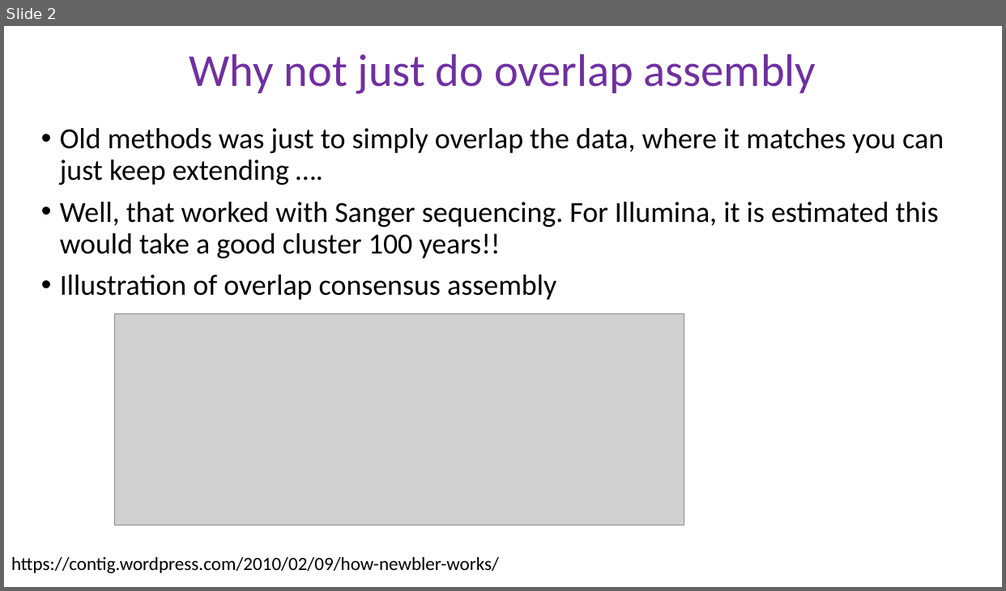
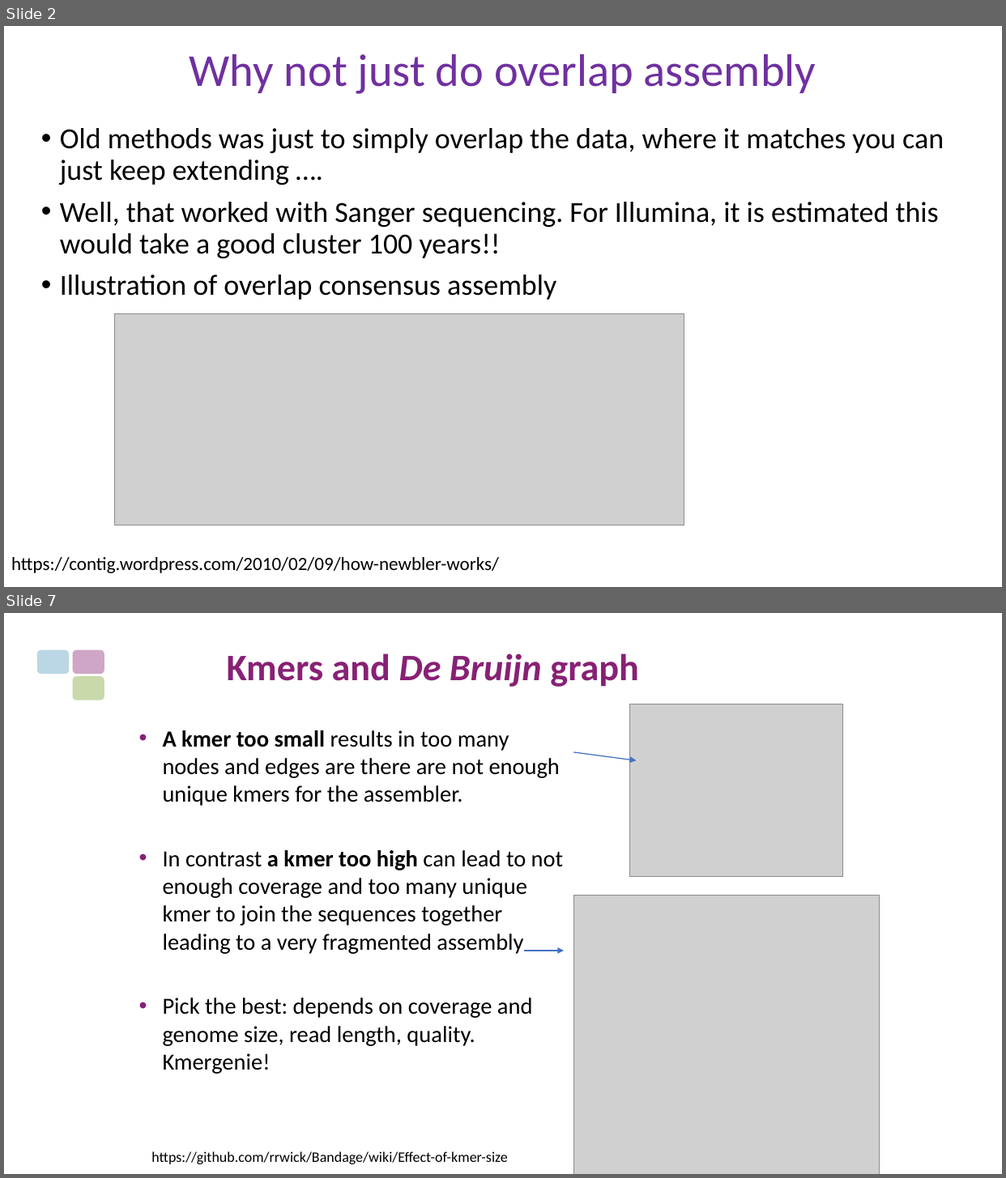
Before and after one commit to peterthorpe5/genome_assembly_workshop, a slide deck: powerpoint/Kmers_and_graphs.pptx. Shown one above the other, each under a label of ours: slide 2 before the commit, slides 2 and 7 after it; the slides between them are not shown. The pictures are 1006x591 and 1006x1178 pixels, drawn with LibreOffice and Linux fonts; fonts in the diff are those of the drawing; grey boxes stand for pictures. Boxes give left, top, right and bottom in pixels: in the first picture for what was removed or moved away, otherwise in the second. Text is boxed around its words. In the diff, an @@ line names an element or a change of style, - is before the commit and + after.

```diff
--- a/powerpoint/Kmers_and_graphs.pptx
+++ b/powerpoint/Kmers_and_graphs.pptx
@@ slide 7 added at (4, 613, 1002, 1174), background #FFFFFF @@
@@ rounded rectangle added at (37, 649, 68, 674), fill #569BBE at 40% opacity @@
@@ rounded rectangle added at (73, 649, 104, 674), fill #872175 at 40% opacity @@
@@ title added at (227, 653, 639, 687), 36 pt, text #872175, bold @@
+Kmers and De Bruijn graph
@@ rounded rectangle added at (73, 677, 104, 700), fill #78A22F at 40% opacity @@
@@ picture added at (631, 705, 843, 877) @@
@@ text added at (163, 730, 563, 1074), 22.2 pt, text #000000 @@
+• A kmer too small results in too many nodes and edges are there are not enough unique kmers for the assembler.
+• In contrast a kmer too high can lead to not enough coverage and too many unique kmer to join the sequences together leading to a very fragmented assembly
+• Pick the best: depends on coverage and genome size, read length, quality. Kmergenie!
@@ arrow added from (573, 752) to (637, 760), #4472C4 1 pt @@
@@ picture added at (573, 895, 879, 1174) @@
@@ arrow added from (524, 951) to (564, 951), #4472C4 1 pt @@
@@ text added at (151, 1152, 507, 1165), 14 pt, text #000000 @@
+https://github.com/rrwick/Bandage/wiki/Effect-of-kmer-size
```
Also in this commit, not shown: 1 slide changed, 4 other slides added.
